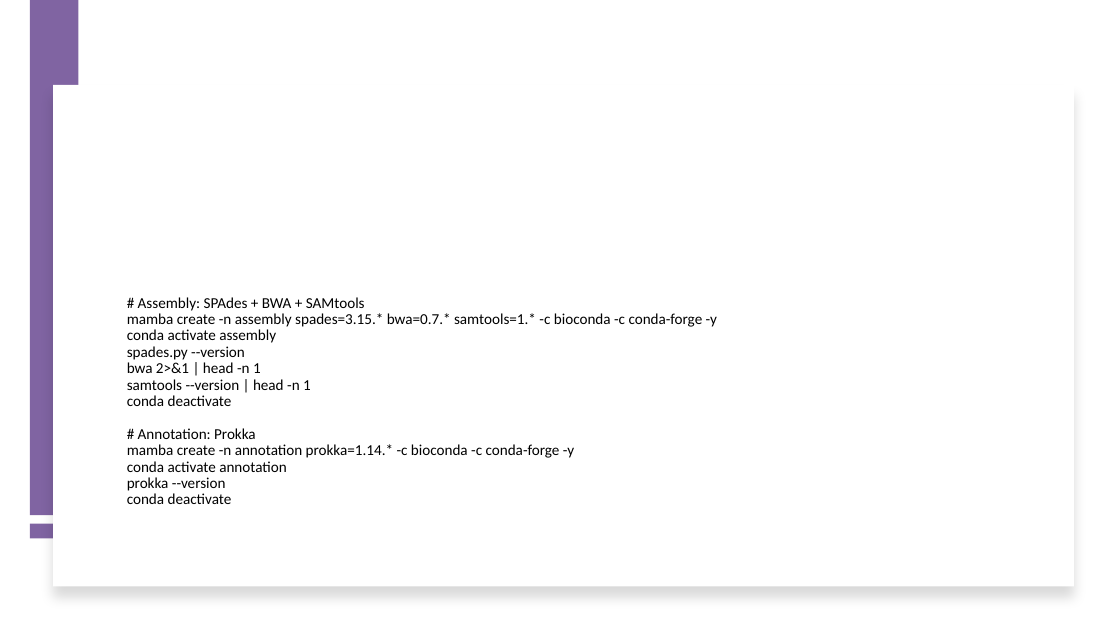
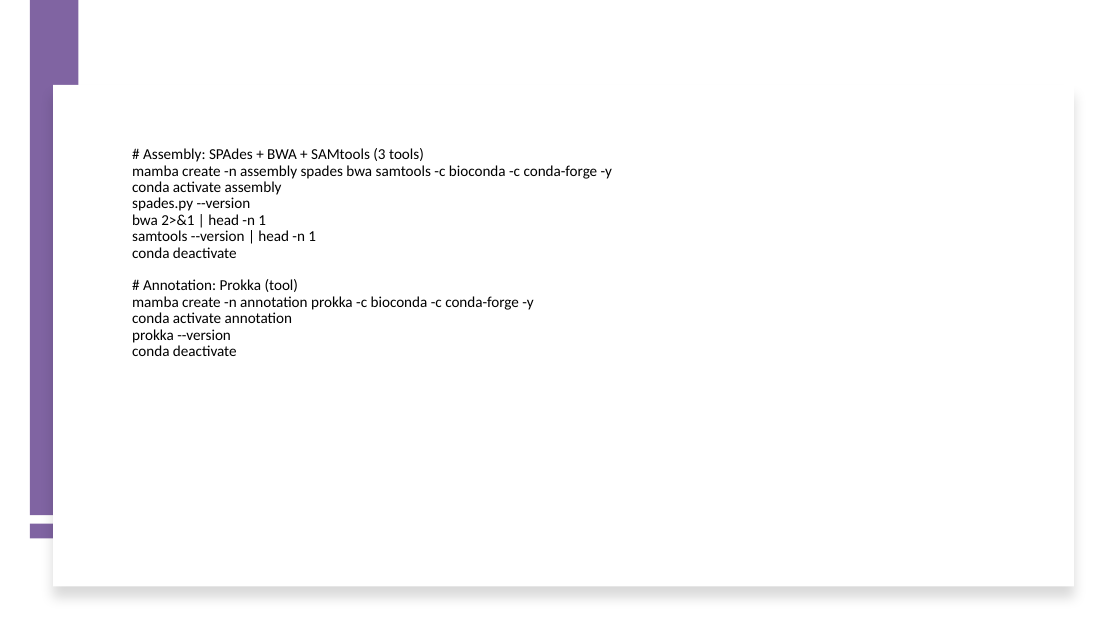
Before and after one commit to svermai/Bioinfo-training-2025-26, a slide deck: slide 9 of module-02-environments/slides/Week2_EnvMgmt_Bioinformatics.pptx. Drawn at 1120x630 pixels with LibreOffice and Linux fonts; fonts in the diff are those of the drawing. Boxes give left, top, right and bottom in pixels: in the first picture for what was removed or moved away, otherwise in the second. Text is boxed around its words. In the diff, an @@ line names an element or a change of style, - is before the commit and + after.

```diff
--- a/module-02-environments/slides/Week2_EnvMgmt_Bioinformatics.pptx
+++ b/module-02-environments/slides/Week2_EnvMgmt_Bioinformatics.pptx
@@ text at <box>132,148,612,356</box>: text changed @@
-# Assembly: SPAdes + BWA + SAMtools
-mamba create -n assembly spades=3.15.* bwa=0.7.* samtools=1.* -c bioconda -c conda-forge -y
-conda activate assembly
-spades.py --version
-bwa 2>&1 | head -n 1
-samtools --version | head -n 1
-conda deactivate
-# Annotation: Prokka
-mamba create -n annotation prokka=1.14.* -c bioconda -c conda-forge -y
-conda activate annotation
-prokka --version
-conda deactivate
+# Assembly: SPAdes + BWA + SAMtools (3 tools)
+mamba create -n assembly spades bwa samtools -c bioconda -c conda-forge -y
+conda activate assembly
+spades.py --version
+bwa 2>&1 | head -n 1
+samtools --version | head -n 1
+conda deactivate
+# Annotation: Prokka (tool)
+mamba create -n annotation prokka -c bioconda -c conda-forge -y
+conda activate annotation
+prokka --version
+conda deactivate
```
Also in this commit, not shown: 1 other slide changed, 8 other files.
